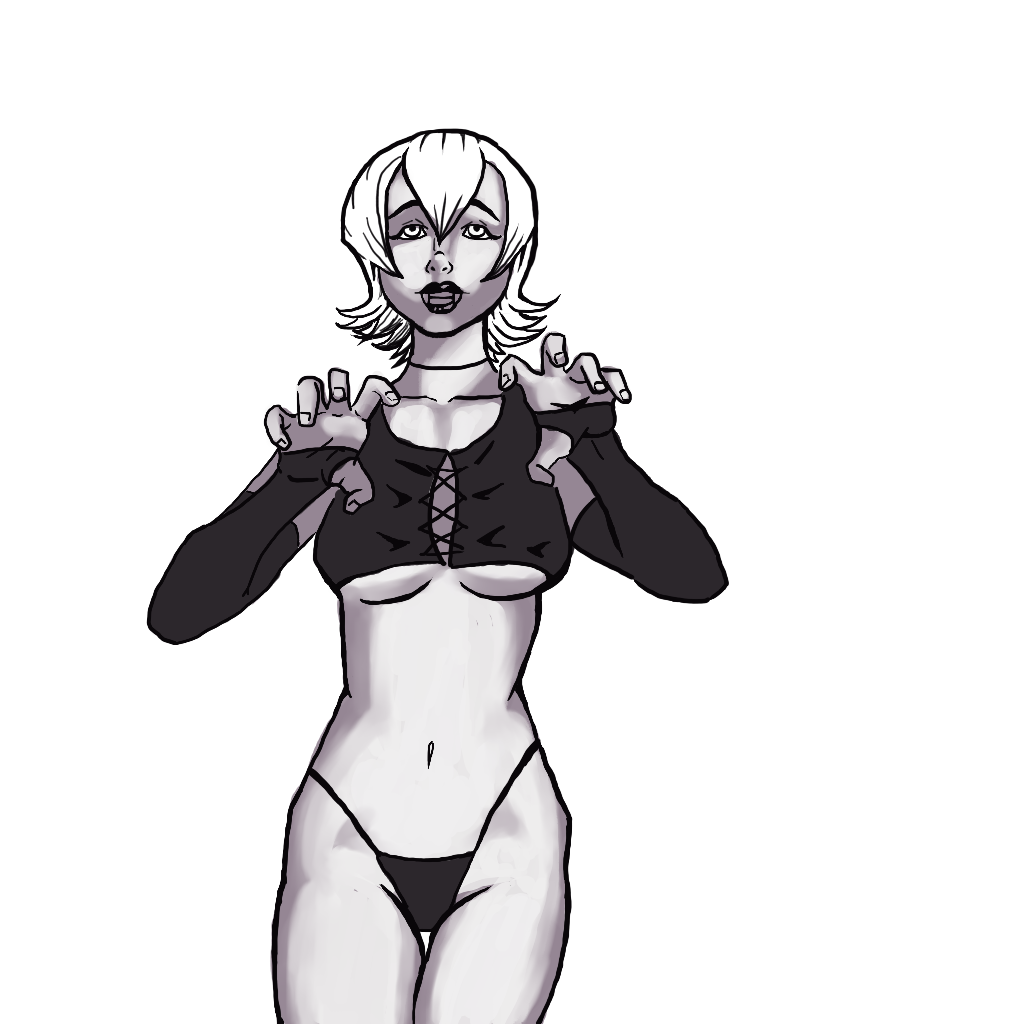
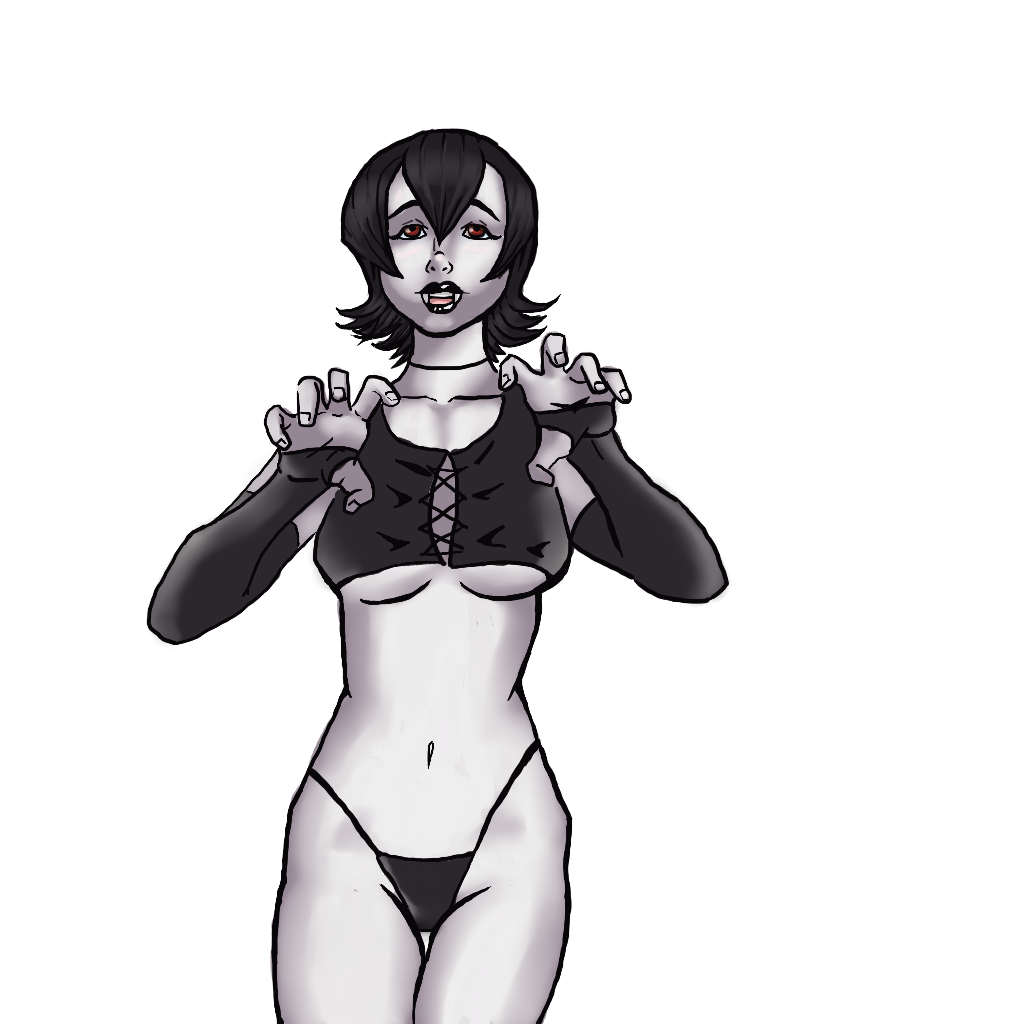
Two versions of the same layered image (1024×1024). Layer-by-layer changes:
painted on "Pintar camada 2" over [145, 128, 732, 1024]
added layer "Pintar camada 8" in group "Agrupar 3" over [145, 128, 732, 960]
added layer "Pintar camada 7" in group "Agrupar 3" over [338, 128, 576, 384]
painted on "Pintar camada 5" over [192, 128, 640, 1024]
painted on "Pintar camada 4" over [145, 128, 640, 1024]
